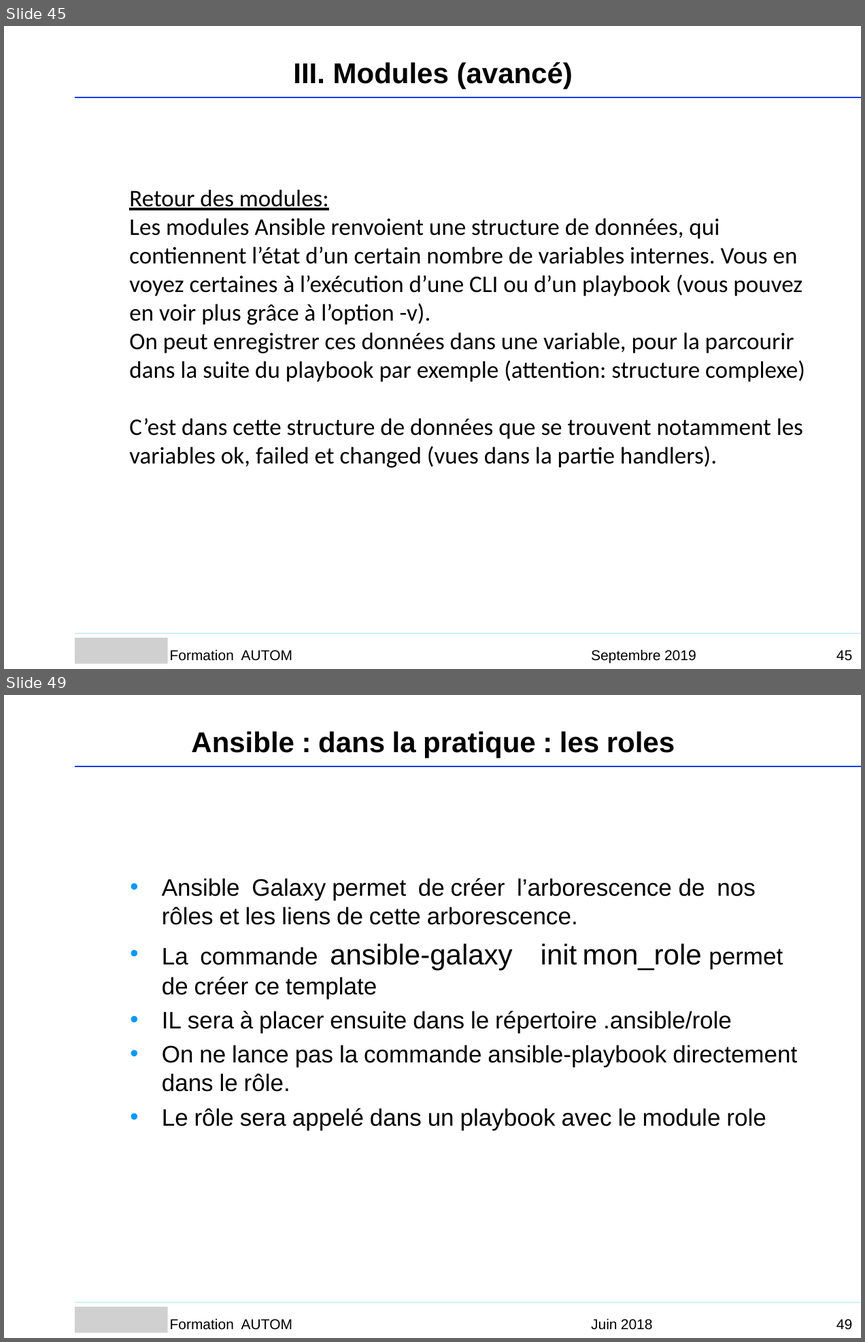
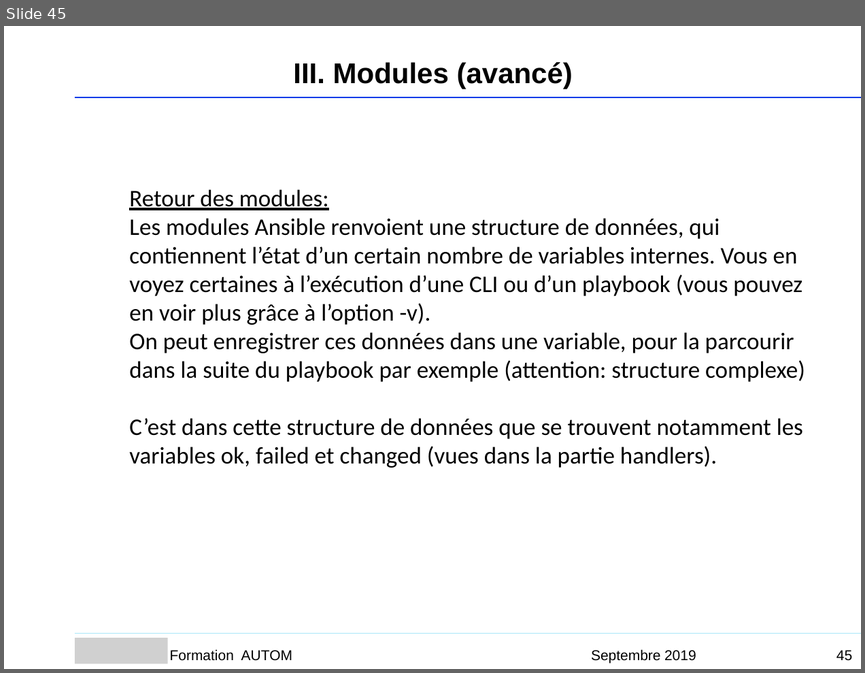
Before and after one commit to Sputnik93/cours_ansible, a slide deck: Ansible_support_cours_AGO.ppt. Shown one above the other, each under a label of ours: slides 45 and 49 before the commit, slide 45 after it; the slides between them are not shown. The pictures are 865x1342 and 865x673 pixels, drawn with LibreOffice and Linux fonts; fonts in the diff are those of the drawing; grey boxes stand for pictures; background and template pictures are left out. Boxes give left, top, right and bottom in pixels: in the first picture for what was removed or moved away, otherwise in the second. Text is boxed around its words. In the diff, an @@ line names an element or a change of style, - is before the commit and + after.

```diff
--- a/Ansible_support_cours_AGO.ppt
+++ b/Ansible_support_cours_AGO.ppt
@@ slide 49 removed at [4, 695, 861, 1338], background #FFFFFF @@
@@ text removed at [191, 731, 674, 758] @@
-Ansible : dans la pratique : les roles
@@ freeform shape removed at [75, 766, 861, 766] @@
@@ text removed at [162, 878, 797, 1130] @@
-• Ansible Galaxy permet de créer l’arborescence de nos rôles et les liens de cette arborescence.
-• La commande ansible-galaxy init mon_role permet de créer ce template
-• IL sera à placer ensuite dans le répertoire .ansible/role
-• On ne lance pas la commande ansible-playbook directement dans le rôle.
-• Le rôle sera appelé dans un playbook avec le module role
@@ freeform shape removed at [75, 1302, 861, 1302] @@
@@ picture removed at [75, 1307, 169, 1334] @@
@@ text removed at [170, 1318, 292, 1329] @@
-Formation AUTOM
@@ text removed at [591, 1318, 653, 1329] @@
-Juin 2018
@@ page number removed at [836, 1319, 852, 1329] @@
-49
```
Also in this commit, not shown: 14 slides changed, 5 slides added, 14 other slides removed.
